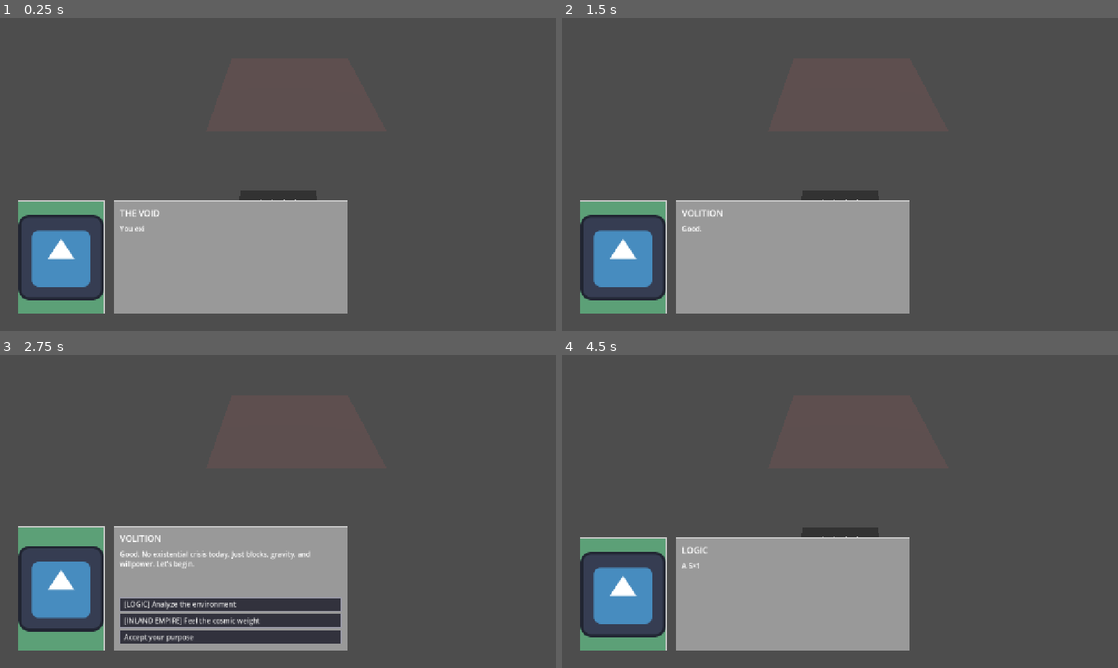
Above: before the commit, frames 1-4 (two rows, left to right).
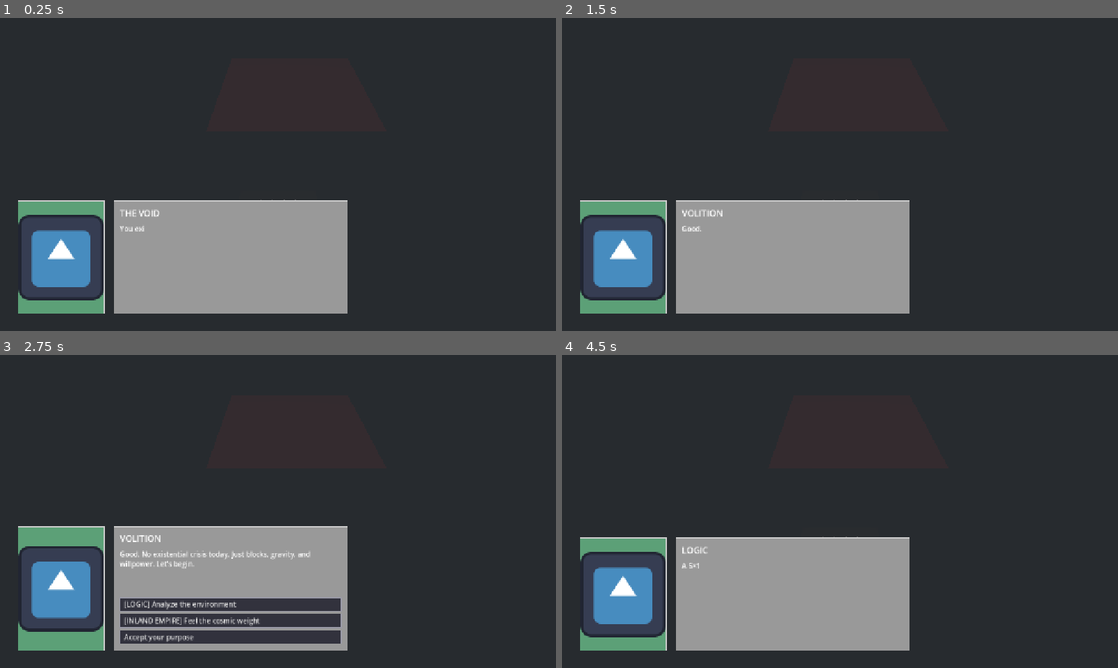
Above: after the commit, the same moments.

Repository: tuvshinerdene1/GameDevCourse2025
Game: Godot game, scene res://main.tscn
Same seed, same stepped clock (60 frames per second), same inputs: the game is played once before the commit and once after it. The engine's default icon, where the game draws it, is replaced by a stand-in: a white triangle on a blue panel in a dark square.
Inputs:
- Up to frame 1 (0.25 s): no input
- Up to frame 2 (1.5 s): tap Enter (ui_accept) at 0.5, 0.77 s; hold Right (move_right) 0.53-1.25 s; hold Q (camera_rotate_left) 0.53-1.25 s; click "Accept your purpose" at 1.25 s
- Up to frame 3 (2.75 s): tap Enter (ui_accept) at 2, 2.27 s; hold Down (move_down) from 2.03 s (still down); tap E (camera_rotate_right) at 2.1 s
- Up to frame 4 (4.5 s): release Down (move_down) at 2.75 s; click "Accept your purpose" at 2.75 s; tap Enter (ui_accept) at 3.5 s; hold Right (move_right) 3.53-4.25 s; hold Q (camera_rotate_left) 3.53-4.25 s; click "[LOGIC] Analyze the environme…" at 4.25 s

The runs differ from the first frame. In frame 1, 79% of the frame differs, in the area x 0-100%, y 0-100%; in frame 2, 79%; in frame 3, 77%; in frame 4, 79%.

Commit message:
started doing hovering holograms

Diff:
--- /dev/null
+++ b/3d-tetris/FloatingHologram.tscn
@@ -0,0 +1,3 @@
+[gd_scene format=3 uid="uid://c7w0lidxf8mdt"]
+
+[node name="FloatingHologram" type="Node3D"]
--- a/3d-tetris/main.tscn
+++ b/3d-tetris/main.tscn
@@ -11,6 +11,19 @@
 [sub_resource type="BoxMesh" id="BoxMesh_ig7tw"]
 material = SubResource("StandardMaterial3D_ig7tw")
 size = Vector3(11, 2, 11)
+
+[sub_resource type="Environment" id="Environment_ig7tw"]
+background_mode = 1
+background_color = Color(0.0302671, 0.0349571, 0.0359371, 1)
+ambient_light_energy = 0.05
+glow_enabled = true
+fog_enabled = true
+fog_mode = 1
+fog_light_color = Color(0.1615, 0.172425, 0.19, 1)
+fog_density = 1.0
+fog_depth_curve = 0.366021
+fog_depth_begin = 1.0
+fog_depth_end = 30.0
 
 [node name="Main" type="Node"]
 script = ExtResource("1_ig7tw")
@@ -42,3 +55,6 @@
 [node name="DirectionalLight3D4" type="DirectionalLight3D" parent="."]
 transform = Transform3D(-0.274442, 0.960596, 0.0440208, -0.720305, -0.235688, 0.65239, 0.637058, 0.147334, 0.756604, 5.96658, 10, 16.1959)
 shadow_enabled = true
+
+[node name="WorldEnvironment" type="WorldEnvironment" parent="."]
+environment = SubResource("Environment_ig7tw")
Not shown: 1 places in 3d-tetris/main.tscn that only renumber resources
